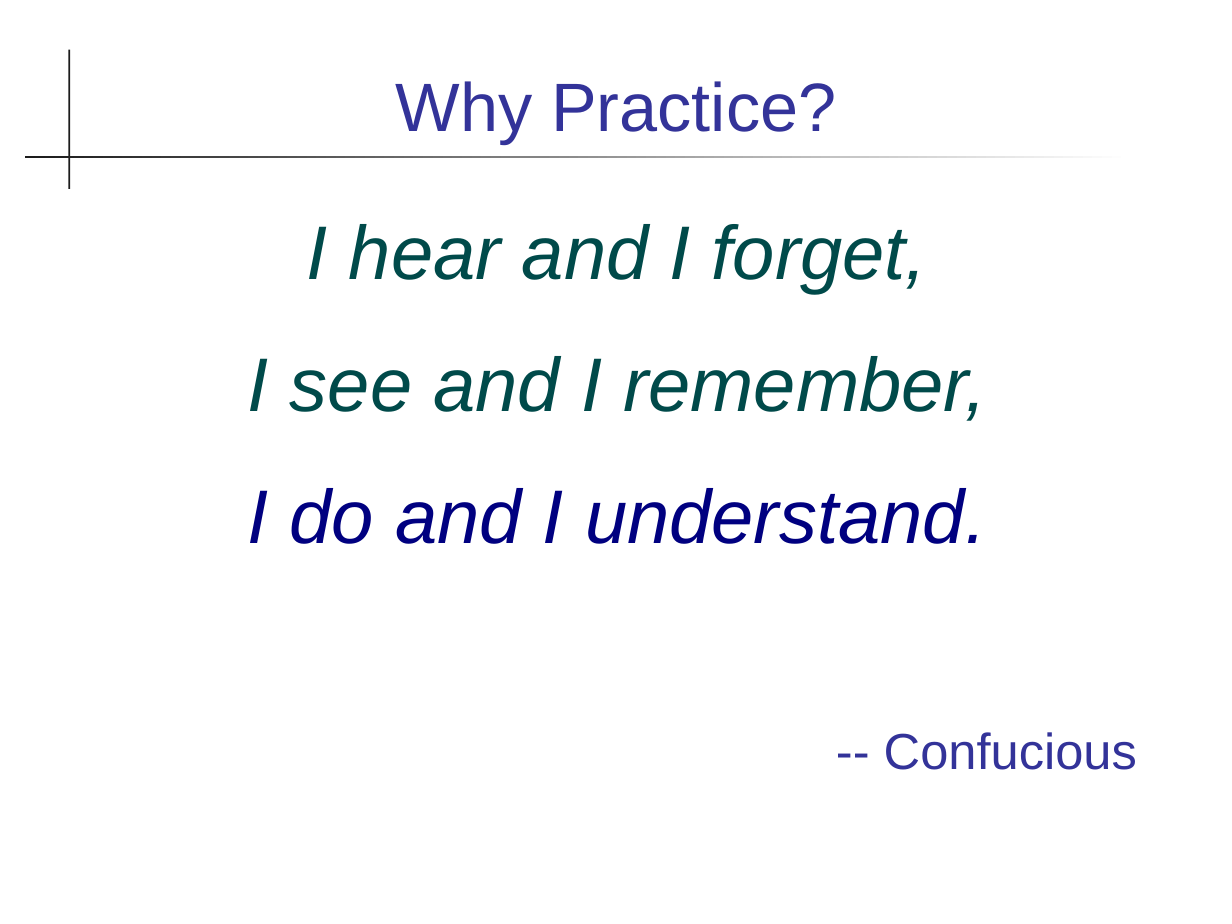
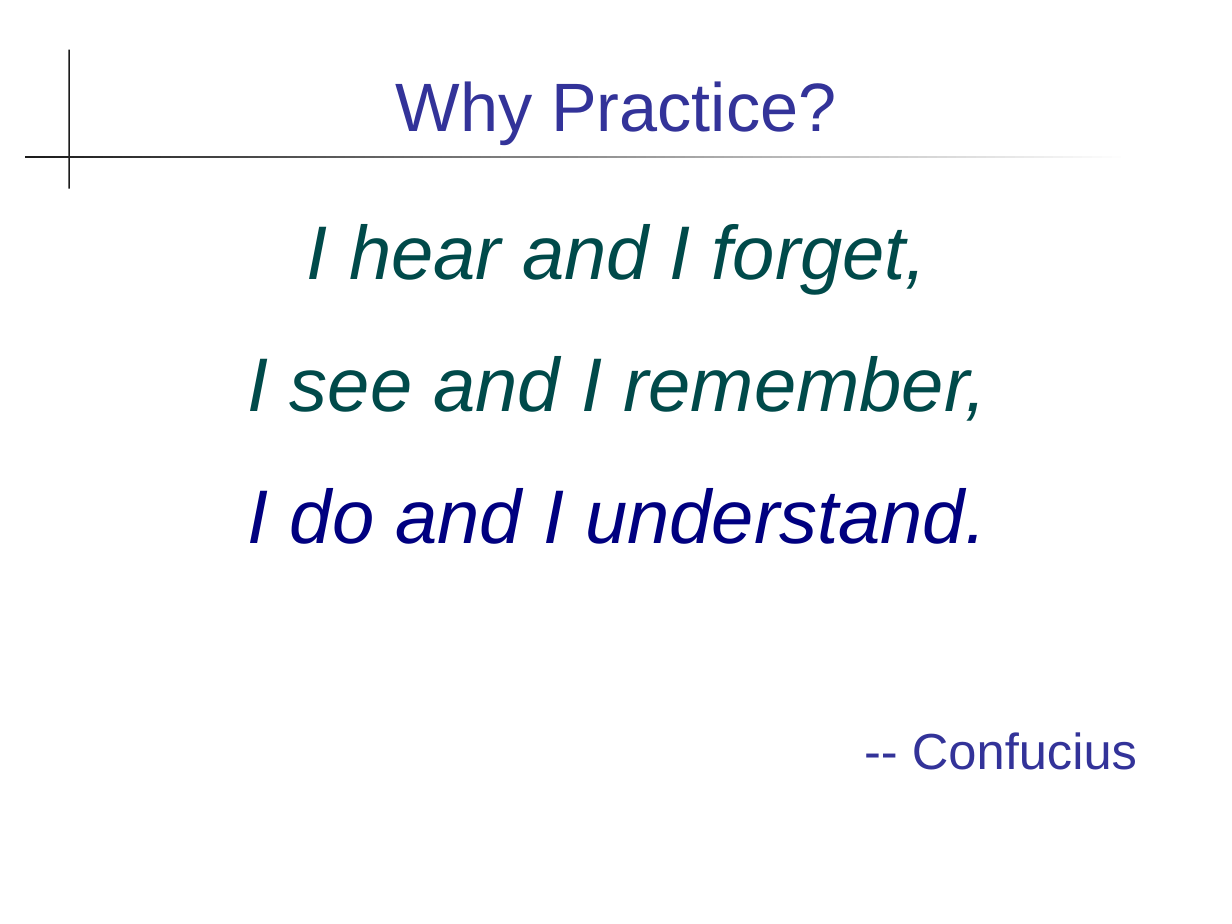
Before and after one commit to skeoop/skeoop.github.io, a slide deck: slide 21 of week1/0-Introduction-to-Course.ppt. Drawn at 1232x924 pixels with LibreOffice and Linux fonts; fonts in the diff are those of the drawing. Boxes give left, top, right and bottom in pixels: in the first picture for what was removed or moved away, otherwise in the second. Text is boxed around its words. In the diff, an @@ line names an element or a change of style, - is before the commit and + after.

```diff
--- a/week1/0-Introduction-to-Course.ppt
+++ b/week1/0-Introduction-to-Course.ppt
@@ text at (912, 732, 1137, 770): text changed @@
--- Confucious
+-- Confucius
```
Also in this commit, not shown: 2 other slides changed, 2 other files.
